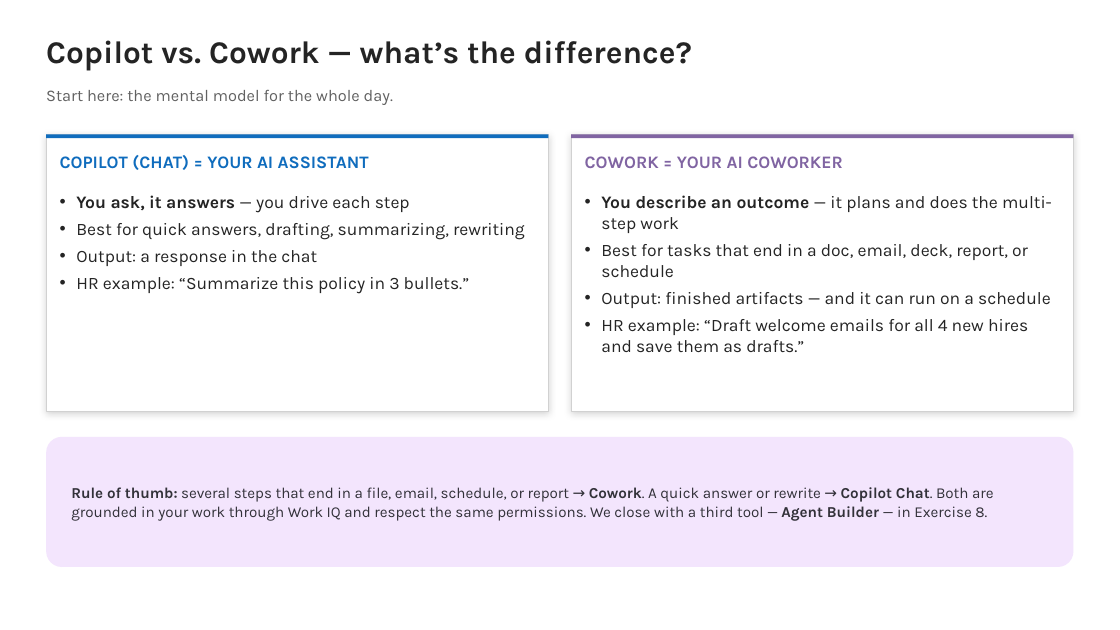
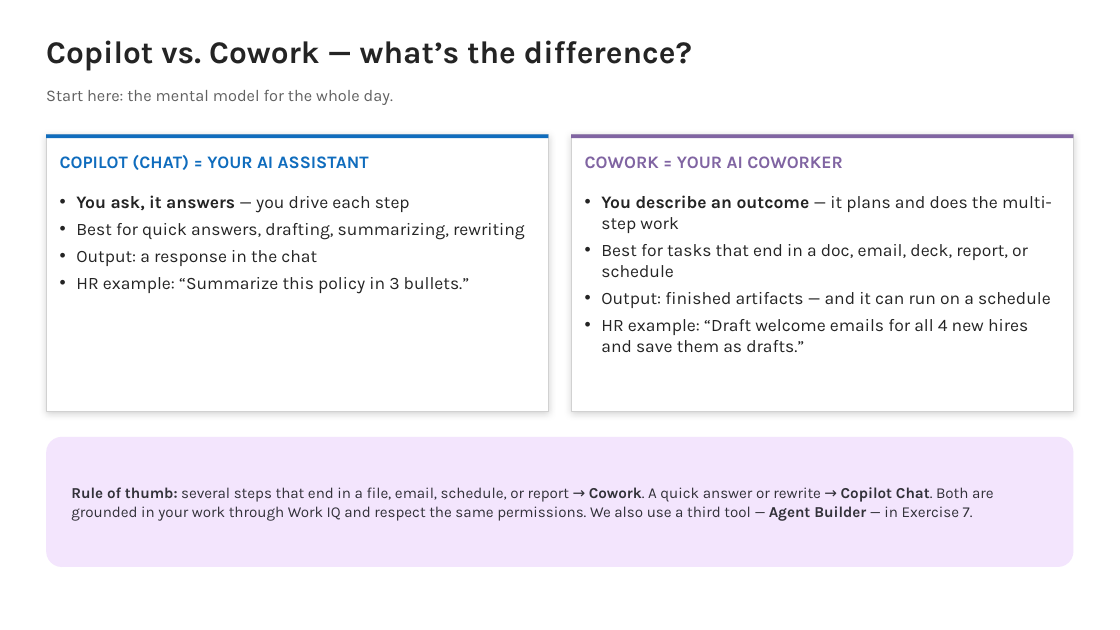
Before and after one commit to ragage/ai_hr_cowork_workshop, a slide deck: slide 4 of instructor/instructor-deck.pptx. Drawn at 1120x630 pixels with LibreOffice and Linux fonts; fonts in the diff are those of the drawing. Boxes give left, top, right and bottom in pixels: in the first picture for what was removed or moved away, otherwise in the second. Text is boxed around its words. In the diff, an @@ line names an element or a change of style, - is before the commit and + after.

```diff
--- a/instructor/instructor-deck.pptx
+++ b/instructor/instructor-deck.pptx
@@ text at box(71, 487, 994, 521): text changed @@
-Rule of thumb: several steps that end in a file, email, schedule, or report → Cowork. A quick answer or rewrite → Copilot Chat. Both are grounded in your work through Work IQ and respect the same permissions. We close with a third tool — Agent Builder — in Exercise 8.
+Rule of thumb: several steps that end in a file, email, schedule, or report → Cowork. A quick answer or rewrite → Copilot Chat. Both are grounded in your work through Work IQ and respect the same permissions. We also use a third tool — Agent Builder — in Exercise 7.
```
Also in this commit, not shown: 43 other slides changed, 1 slide added, 55 other files.
